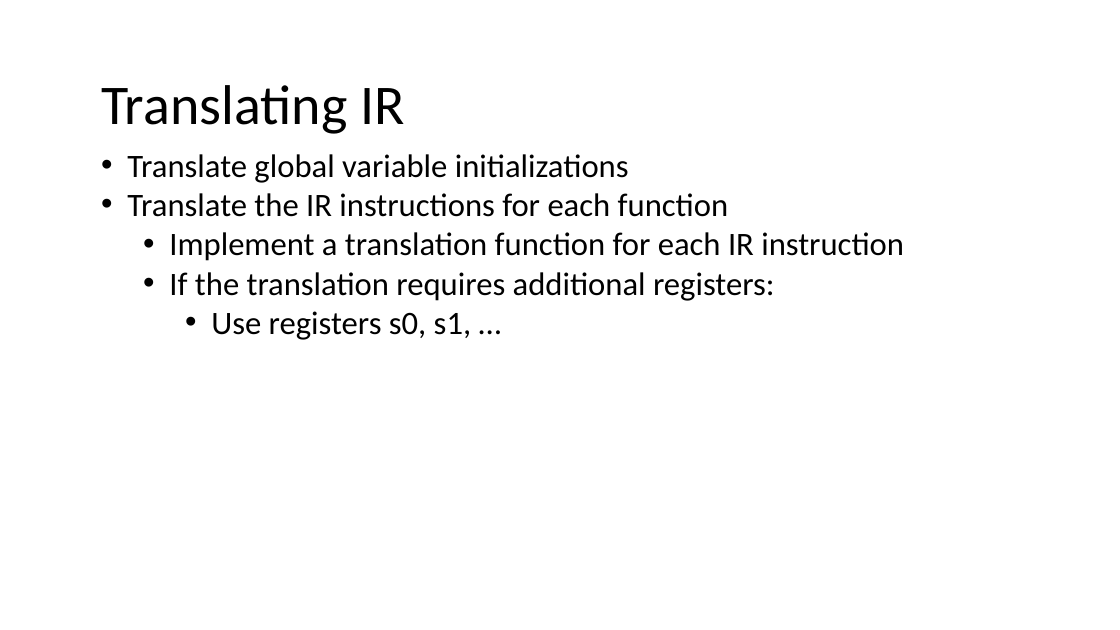
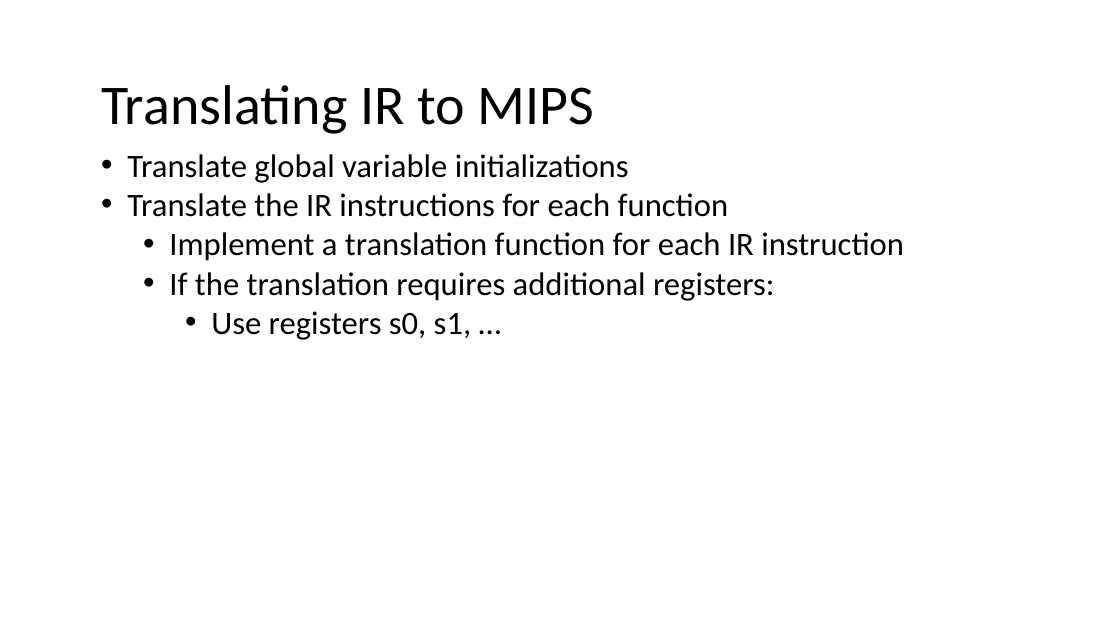
Before and after one commit to nivshani/compilation, a slide deck: slide 41 of slides/codegen.pptx (slide 32 before the commit). Drawn at 1120x630 pixels with LibreOffice and Linux fonts; fonts in the diff are those of the drawing. Boxes give left, top, right and bottom in pixels: in the first picture for what was removed or moved away, otherwise in the second. Text is boxed around its words. In the diff, an @@ line names an element or a change of style, - is before the commit and + after.

```diff
--- a/slides/codegen.pptx
+++ b/slides/codegen.pptx
@@ text at [101, 85, 593, 134]: text changed @@
-Translating IR
+Translating IR to MIPS
```
Also in this commit, not shown: 35 other slides changed, 10 slides added, 1 slide removed, 1 other file.
